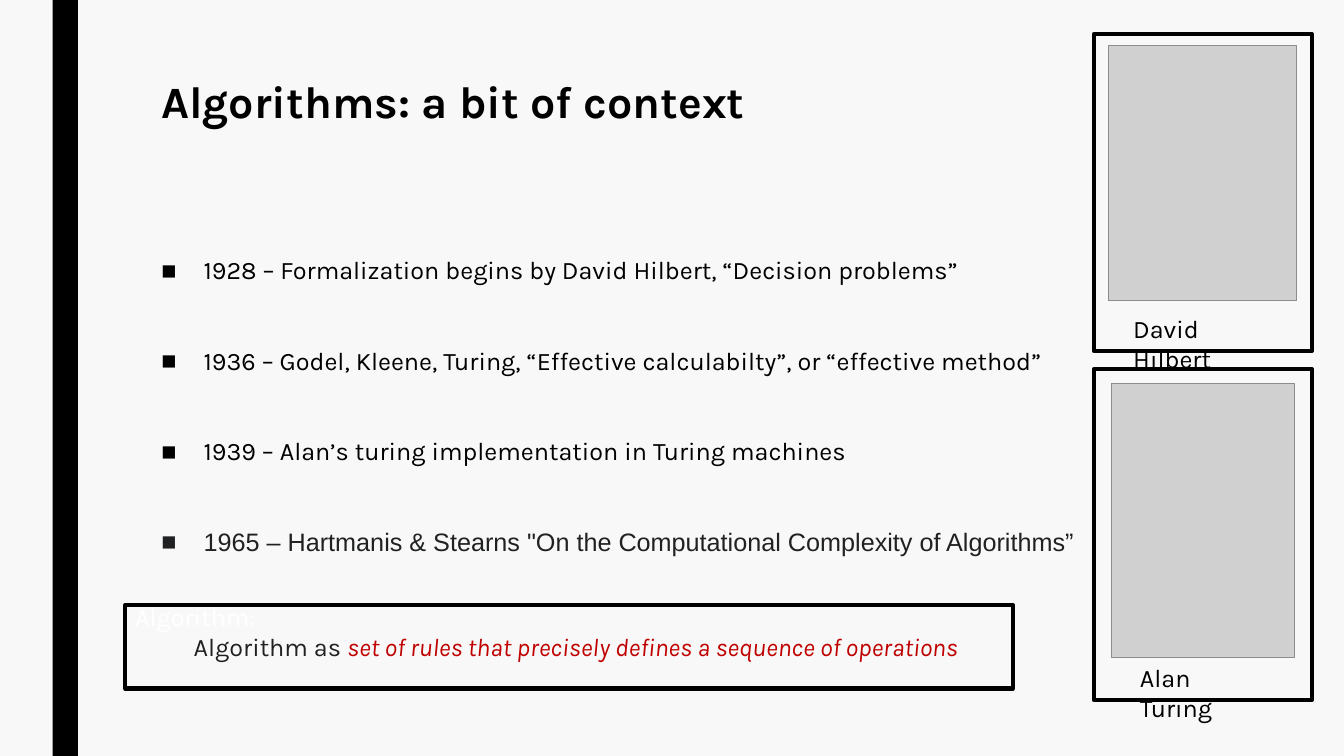
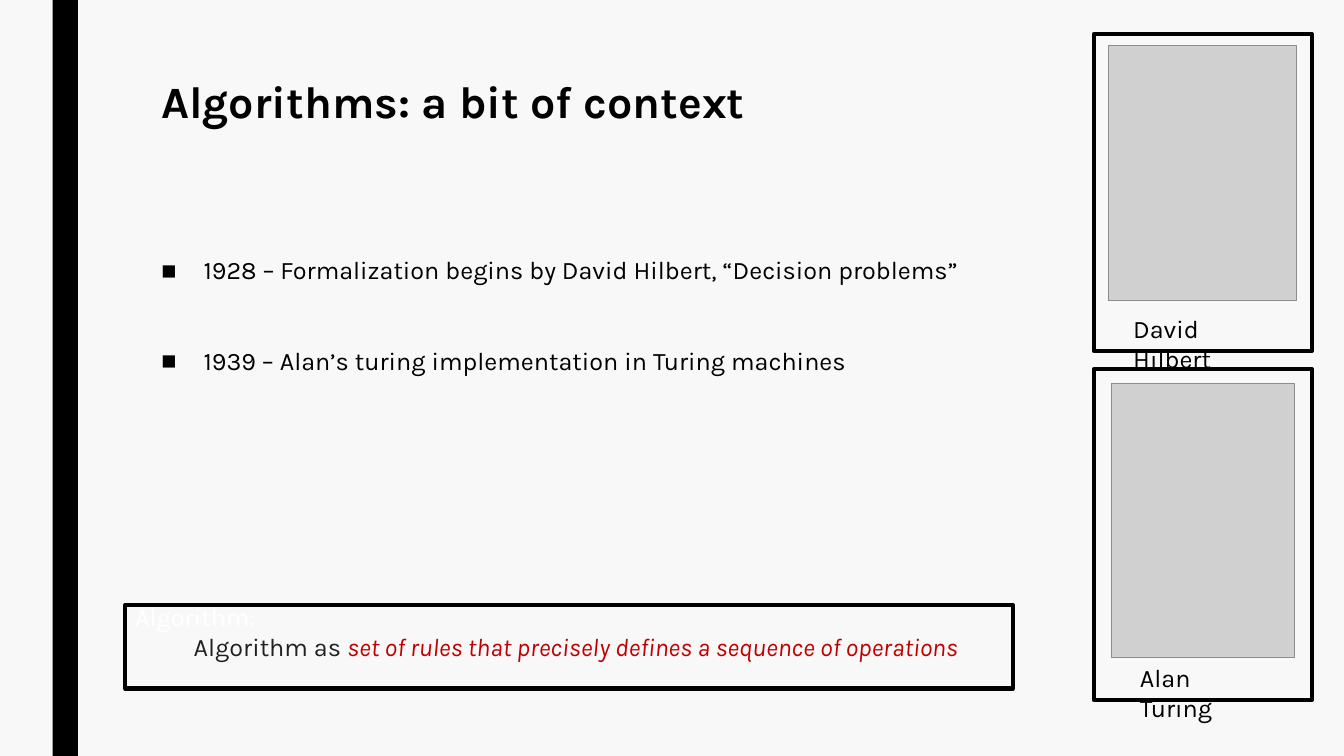
Before and after one commit to jurtasun/presentations, a slide deck: slide 8 of 202306_LMS_Complexity/230619_LMS_Complexity.ppt. Drawn at 1344x756 pixels with LibreOffice and Linux fonts; fonts in the diff are those of the drawing; grey boxes stand for pictures. Boxes give left, top, right and bottom in pixels: in the first picture for what was removed or moved away, otherwise in the second. Text is boxed around its words. In the diff, an @@ line names an element or a change of style, - is before the commit and + after.

```diff
--- a/202306_LMS_Complexity/230619_LMS_Complexity.ppt
+++ b/202306_LMS_Complexity/230619_LMS_Complexity.ppt
@@ text at <box>204,352,1041,376</box>: paragraph removed @@
-■ 1936 – Godel, Kleene, Turing, “Effective calculabilty”, or “effective method”
@@ text at <box>204,532,1073,556</box>: paragraph removed @@
-■ 1965 – Hartmanis & Stearns "On the Computational Complexity of Algorithms”
```
Also in this commit, not shown: 6 other slides changed, 6 slides removed.
